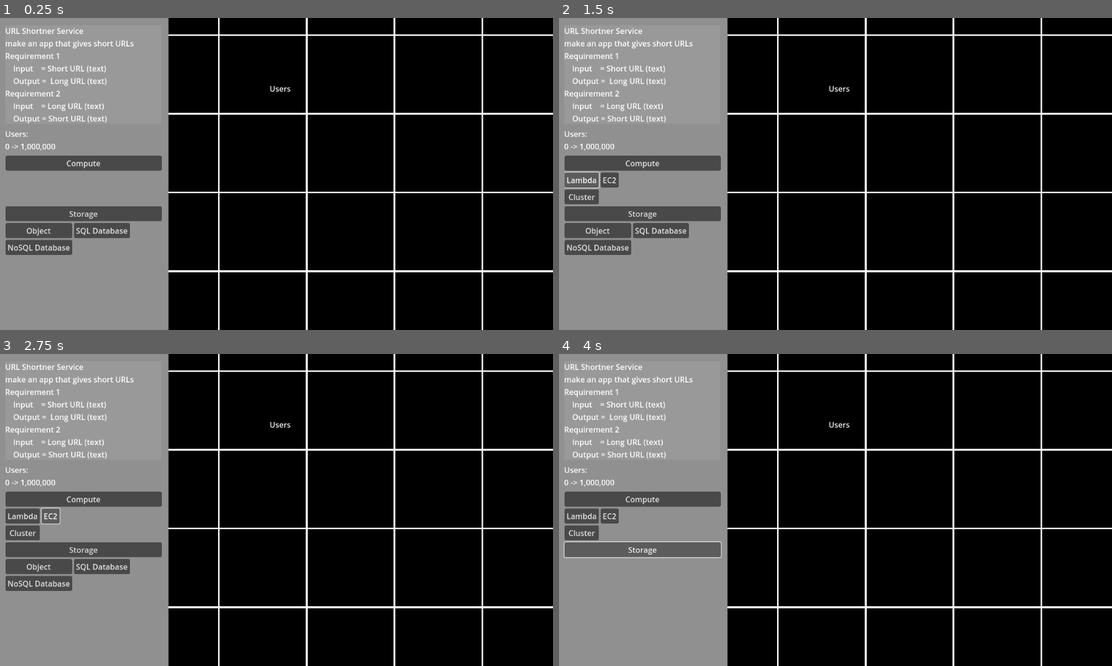
Above: before the commit, frames 1-4 (two rows, left to right).
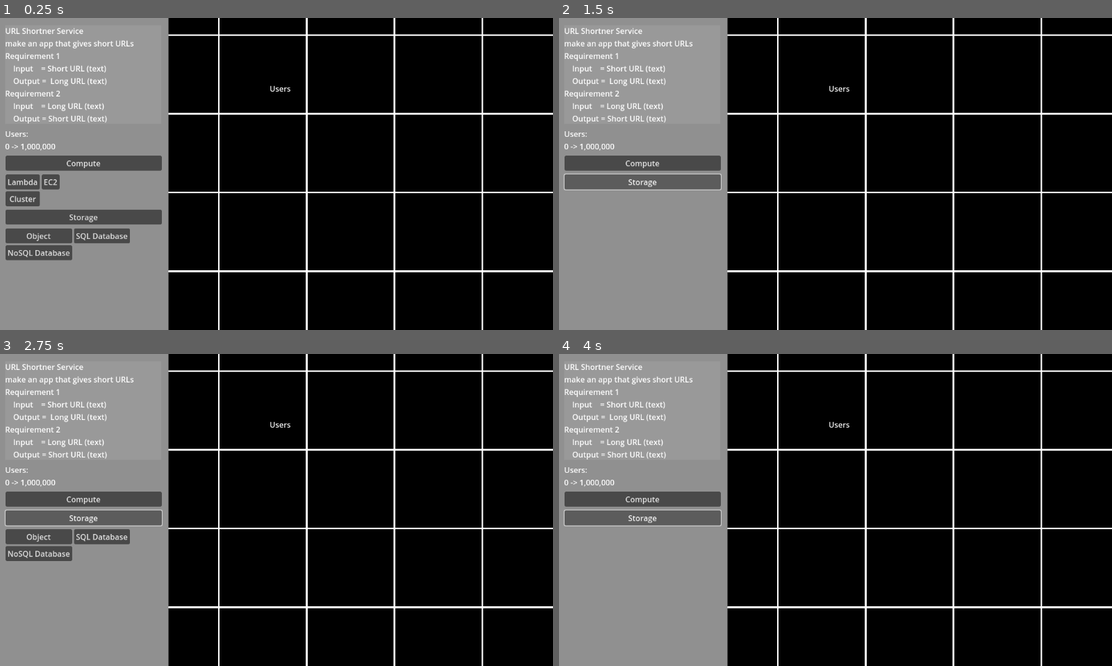
Above: after the commit, the same moments.

Repository: hud987/B2BSaaSSimulator
Game: Godot game, scene res://Scenes/B2BSaaSSimulator.tscn
The game is run twice, just before and just after one commit, with the same random seed, the same clock (stepped at 60 frames per second) and the same inputs.
Inputs:
- Up to frame 1 (0.25 s): no input
- Up to frame 2 (1.5 s): click "Compute" at 0.5 s; click "Lambda" at 1.25 s
- Up to frame 3 (2.75 s): click "EC2" at 2 s
- Up to frame 4 (4 s): click "Cluster" at 2.75 s; click "Storage" at 3.5 s

The runs differ from the first frame. In frame 1, 2.6% of the frame differs, in the area x 1-30%, y 50-78%; in frame 2, 4.4%; in frame 3, 4.5%, in the area x 0-30%, y 49-76%; in frame 4, 2.9%.

Commit message:
collapsable menu

Diff:
--- a/Scenes/B2BSaaSSimulator.tscn
+++ b/Scenes/B2BSaaSSimulator.tscn
@@ -125,69 +125,66 @@
 offset_right = 340.0
 offset_bottom = 602.0
 
-[node name="Compute" type="MarginContainer" parent="Menu/MenuResources"]
-layout_mode = 2
-
-[node name="ComputeResources" type="VBoxContainer" parent="Menu/MenuResources/Compute"]
-clip_contents = true
-layout_mode = 2
-
-[node name="Button" type="Button" parent="Menu/MenuResources/Compute/ComputeResources"]
+[node name="ComputeButton" type="Button" parent="Menu/MenuResources"]
 layout_mode = 2
 text = "Compute
 "
 
-[node name="GridContainer" type="GridContainer" parent="Menu/MenuResources/Compute/ComputeResources"]
+[node name="ComputeResources" type="Control" parent="Menu/MenuResources"]
+clip_contents = true
 layout_mode = 2
+script = ExtResource("1_t3hkx")
+
+[node name="GridContainer" type="GridContainer" parent="Menu/MenuResources/ComputeResources"]
+layout_mode = 0
+offset_top = 4.0
+offset_right = 324.0
+offset_bottom = 70.0
 columns = 2
-script = ExtResource("1_t3hkx")
-is_expanded = false
-time = 0.2
 
-[node name="Lambda" type="Button" parent="Menu/MenuResources/Compute/ComputeResources/GridContainer"]
+[node name="Lambda" type="Button" parent="Menu/MenuResources/ComputeResources/GridContainer"]
 layout_mode = 2
 text = "Lambda
 "
 
-[node name="EC2" type="Button" parent="Menu/MenuResources/Compute/ComputeResources/GridContainer"]
+[node name="EC2" type="Button" parent="Menu/MenuResources/ComputeResources/GridContainer"]
 layout_mode = 2
 text = "EC2"
 
-[node name="Cluster" type="Button" parent="Menu/MenuResources/Compute/ComputeResources/GridContainer"]
+[node name="Cluster" type="Button" parent="Menu/MenuResources/ComputeResources/GridContainer"]
 layout_mode = 2
 text = "Cluster
 "
 
-[node name="Storage" type="MarginContainer" parent="Menu/MenuResources"]
-custom_minimum_size = Vector2(50, 50)
-layout_mode = 2
-
-[node name="Storage" type="VBoxContainer" parent="Menu/MenuResources/Storage"]
-layout_mode = 2
-
-[node name="Button" type="Button" parent="Menu/MenuResources/Storage/Storage"]
+[node name="StorageButton" type="Button" parent="Menu/MenuResources"]
 layout_mode = 2
 text = "Storage"
 
-[node name="GridContainer" type="GridContainer" parent="Menu/MenuResources/Storage/Storage"]
+[node name="StorageResources" type="Control" parent="Menu/MenuResources"]
+clip_contents = true
 layout_mode = 2
+script = ExtResource("1_t3hkx")
+
+[node name="GridContainer" type="GridContainer" parent="Menu/MenuResources/StorageResources"]
+layout_mode = 0
+offset_top = 4.0
+offset_right = 324.0
+offset_bottom = 70.0
 columns = 2
-script = ExtResource("1_t3hkx")
-time = 0.2
 
-[node name="Object" type="Button" parent="Menu/MenuResources/Storage/Storage/GridContainer"]
+[node name="Object" type="Button" parent="Menu/MenuResources/StorageResources/GridContainer"]
 layout_mode = 2
 text = "Object"
 
-[node name="SQL Database" type="Button" parent="Menu/MenuResources/Storage/Storage/GridContainer"]
+[node name="SQL Database" type="Button" parent="Menu/MenuResources/StorageResources/GridContainer"]
 layout_mode = 2
 text = "SQL Database
 "
 
-[node name="NoSQL Database" type="Button" parent="Menu/MenuResources/Storage/Storage/GridContainer"]
+[node name="NoSQL Database" type="Button" parent="Menu/MenuResources/StorageResources/GridContainer"]
 layout_mode = 2
 text = "NoSQL Database"
 
 [connection signal="mouse_entered" from="Grid/GridBackground" to="Grid/GridBackground" method="_on_mouse_entered"]
-[connection signal="pressed" from="Menu/MenuResources/Compute/ComputeResources/Button" to="Menu/MenuResources/Compute/ComputeResources/GridContainer" method="_on_button_pressed"]
-[connection signal="pressed" from="Menu/MenuResources/Storage/Storage/Button" to="Menu/MenuResources/Storage/Storage/GridContainer" method="_on_button_pressed"]
+[connection signal="pressed" from="Menu/MenuResources/ComputeButton" to="Menu/MenuResources/ComputeResources" method="_on_compute_button_pressed"]
+[connection signal="pressed" from="Menu/MenuResources/StorageButton" to="Menu/MenuResources/StorageResources" method="_on_storage_button_pressed"]
--- a/Scenes/grid_container.gd
+++ b/Scenes/grid_container.gd
@@ -1,26 +1,34 @@
-extends GridContainer
+extends Control
 
 @export var is_expanded : bool = true
 @export var time : float = 0.1
 @export var transition_type : Tween.TransitionType
+@onready var resourcesGridContainer : GridContainer = self.get_child(0)
 
+#@onready var button: Button = %CollapseTestButton
+#@onready var collapse_control: Control = %CollapseControl
+
+#Setting this node to "Clip Contents = True" is key
 #Force the initial render to be correct
 func _ready() -> void:
 	await get_tree().process_frame #Can force dropdown to render closed
-	print("custom minimum: ", self.custom_minimum_size.y)
-	print("is_expanded: ", is_expanded)
-	scale.y = 1.0 if is_expanded else 0.0
+	custom_minimum_size.y = resourcesGridContainer.size.y + 7
+	self.size.y = custom_minimum_size.y if is_expanded else 0.0
 
-func _on_button_pressed() -> void:
-	print("button pressed", self.scale)
-	self.expand()
 
 func expand() -> void:
+	print("custom_minimum_size.y: ", custom_minimum_size.y)
 	if is_expanded:
-		set_tween("scale", Vector2(1,0), time)
+		set_tween("custom_minimum_size:y", 0, time)
 	else:
-		set_tween("scale", Vector2(1,1), time)
+		set_tween("custom_minimum_size:y", resourcesGridContainer.size.y + 7, time)
 	is_expanded = !is_expanded
 
 func set_tween(property: String, val: Variant, duration: float) -> void:
-	get_tree().create_tween().tween_property(self, property, val, duration).set_trans(transition_type)
+	create_tween().tween_property(self, property, val, duration).set_trans(transition_type)
+
+func _on_compute_button_pressed() -> void:
+	self.expand()
+
+func _on_storage_button_pressed():
+	self.expand()
